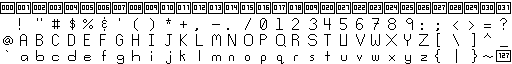
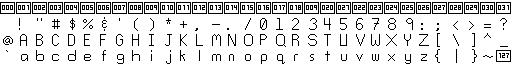
Revision of a layered 512x64 image; what changed, layer by layer:
painted on "Background" over [21, 50, 427, 64]
